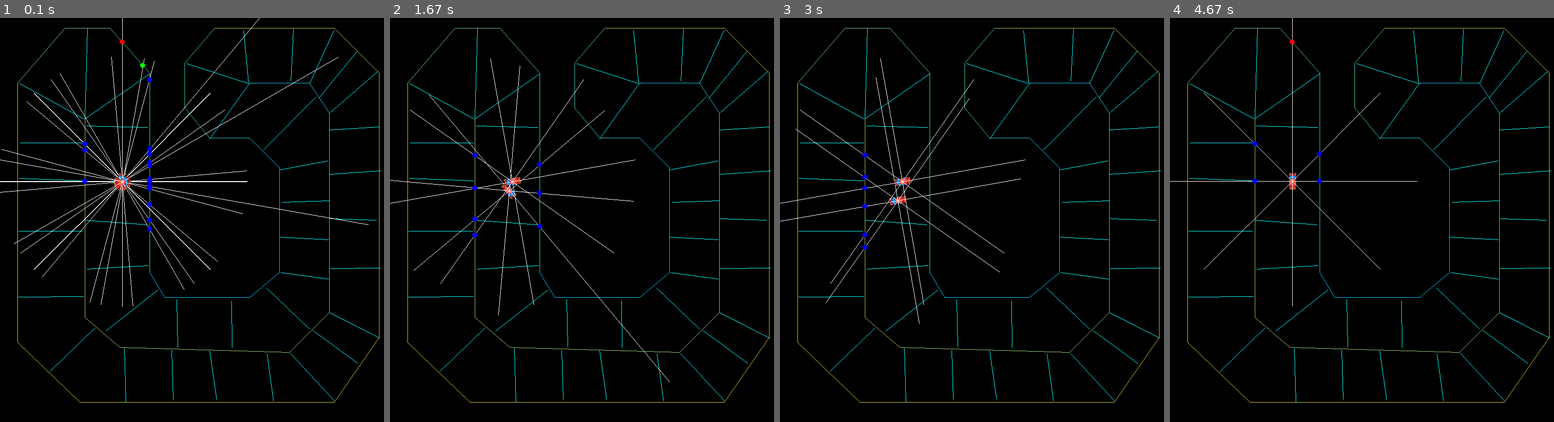
Above: before the commit, frames 1-4 (left to right).
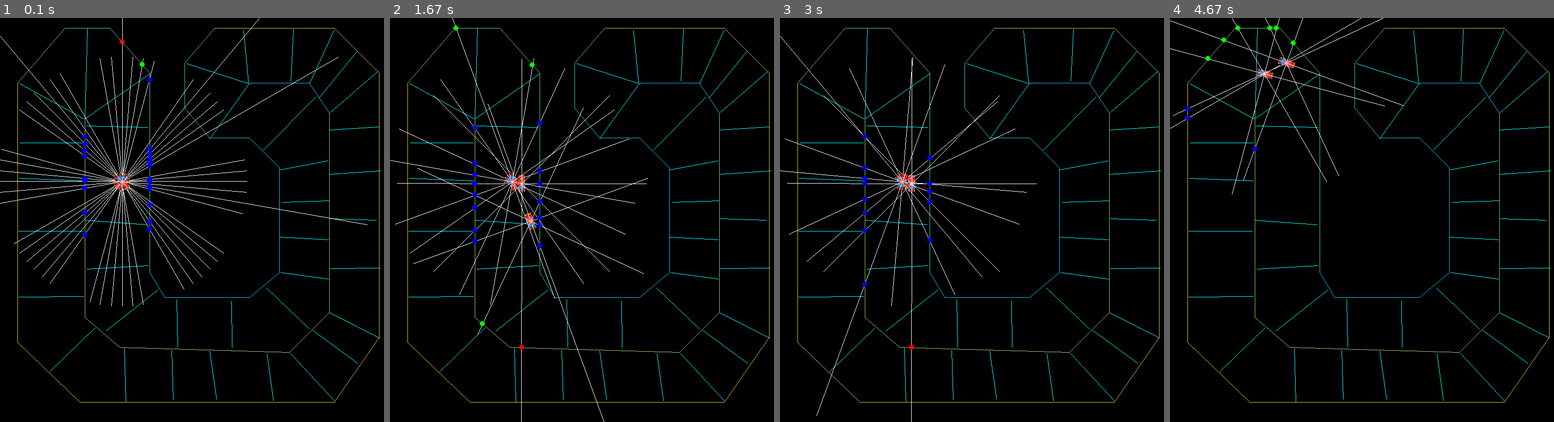
Above: after the commit, the same moments.

Repository: techwithtim/Pygame-Car-Racer
Game: pygame game, started from tutorial2-code/main.py
Two runs of this game, one before a commit and one after it. Both use one fixed random seed, a clock stepped at 60 frames per second and the inputs below.
Inputs:
- Up to frame 1 (0.1 s): no input
- Up to frame 2 (1.67 s): no input
- Up to frame 3 (3 s): no input
- Up to frame 4 (4.67 s): no input

The runs differ from the first frame. In frame 1, 1.4% of the frame differs, in the area x 0-96%, y 4-72%; in frame 2, 2.2%, in the area x 0-73%, y 0-100%; in frame 3, 1.8%; in frame 4, 1.1%.

Commit message:
actually a working algorithm
kelner's algorithm :P
it actually works

Diff:
--- a/tutorial2-code/main.py
+++ b/tutorial2-code/main.py
@@ -47,8 +47,8 @@
 WI_SHAPE = (4, 5)
 BI_SHAPE = (1, 4)
 
-W1_SHAPE = (3, 4)
-B1_SHAPE = (1, 3)
+W1_SHAPE = (4, 4)
+B1_SHAPE = (1, 4)
 
 
 class AbstractCar:
@@ -204,6 +204,8 @@
 
         decided_action = np.argmax(output_layer)
 
+        print(decided_action)
+
         if decided_action == 0:
             self.rotate(left=True)
             # self.move_forward()
@@ -214,6 +216,9 @@
 
         elif decided_action == 2:
             self.move_forward()
+
+        elif decided_action == 3:
+            self.move_backward()
 
     def update_score(self, score):
         self.score += score
@@ -260,19 +265,17 @@
           (FINISH, FINISH_POSITION), (TRACK_BORDER, (0, 0))]
 
 
-def evolve_2_nn(nn1, nn2):
-    learning_rate = 0.01
+def evolve_2_nn(nn1, nn2, ratio):
     mutation_rate = 0.1
-    need_to_mutate = []
     nnn = np.zeros((len(nn1), len(nn1[0])))
     for y in range(len(nn1[0])):
         for x in range(len(nn1)):
-            if np.random.random() <= mutation_rate:
-                need_to_mutate.append((x, y))
-            else:
-                nnn[x][y] = nn1[x][y] + learning_rate * (nn2[x][y] - nn1[x][y])
-
-    return need_to_mutate, nnn
+            nnn[x][y] = ratio*nn1[x][y] + (1-ratio) * (nn2[x][y]) + np.random.uniform(-mutation_rate, mutation_rate)
+            if not -1 <= nnn[x][y] <= 1:
+                nnn[x][y] = min(nnn[x][y], 1)
+                nnn[x][y] = max(nnn[x][y], -1)
+
+    return nnn
 
 
 def create_next_generation(_car_scores_and_values):
@@ -300,47 +303,28 @@
         elif score >= second_score:
             second_score = score
             second_values = values
+
     if top_score <= 0:
         top_score = 1
         second_score = 1
     elif second_score <= 0:
         second_score = 1
+
     twi, tbi, tw1, tb1 = top_values
     swi, sbi, sw1, sb1 = second_values
 
     _car_array.append(PlayerCar(20, 15, twi, tbi, tw1, tb1))
     _car_array.append(PlayerCar(20, 15, swi, sbi, sw1, sb1))
 
-    need_to_mutate_wi, nwi = evolve_2_nn(twi, swi)
-    need_to_mutate_w1, nw1 = evolve_2_nn(tw1, sw1)
-
-    need_to_mutate_bi, nbi = evolve_2_nn(tbi, sbi)
-
-    need_to_mutate_b1, nb1 = evolve_2_nn(tb1, sb1)
+    ratio = top_score / top_score + second_score
 
     for r in range(1, 10):
-        for coordinates in need_to_mutate_wi:
-            x, y = coordinates
-            mutation = np.random.uniform(-1, 1)
-            nwi[x][y] = mutation
-        for coordinates in need_to_mutate_w1:
-            x, y = coordinates
-            mutation = np.random.uniform(-1, 1)
-            nw1[x][y] = mutation
-        for coordinates in need_to_mutate_bi:
-            x, y = coordinates
-
-            mutation = np.random.uniform(-1, 1)
-            nbi[0][y] = mutation
-        for coordinates in need_to_mutate_b1:
-            x, y = coordinates
-            mutation = np.random.uniform(-1, 1)
-            print(mutation, "mutiation")
-            nb1[0][y] = mutation
+        nwi = evolve_2_nn(twi, swi, ratio)
+        nbi = evolve_2_nn(tbi, sbi, ratio)
+        nw1 = evolve_2_nn(tw1, sw1, ratio)
+        nb1 = evolve_2_nn(tb1, sb1, ratio)
         _car_array.append(PlayerCar(55, 10, nwi, nbi, nw1, nb1))
-        # if r == 1:
-        #     print("i created this loser:", nwi)
-
+    _car_array.append(PlayerCar(55, 10, twi, tbi, tw1, tb1))
     return _car_array
 
 
